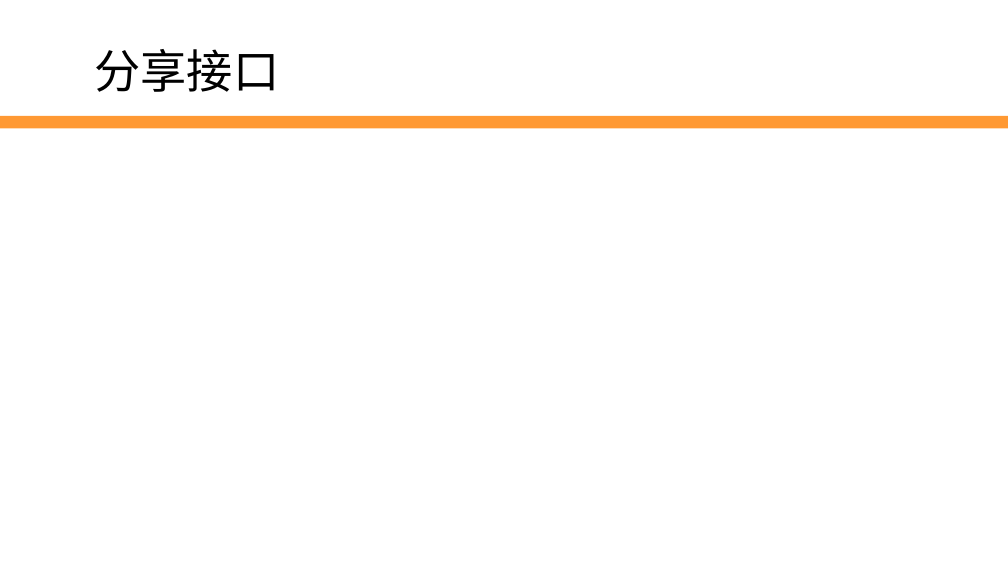
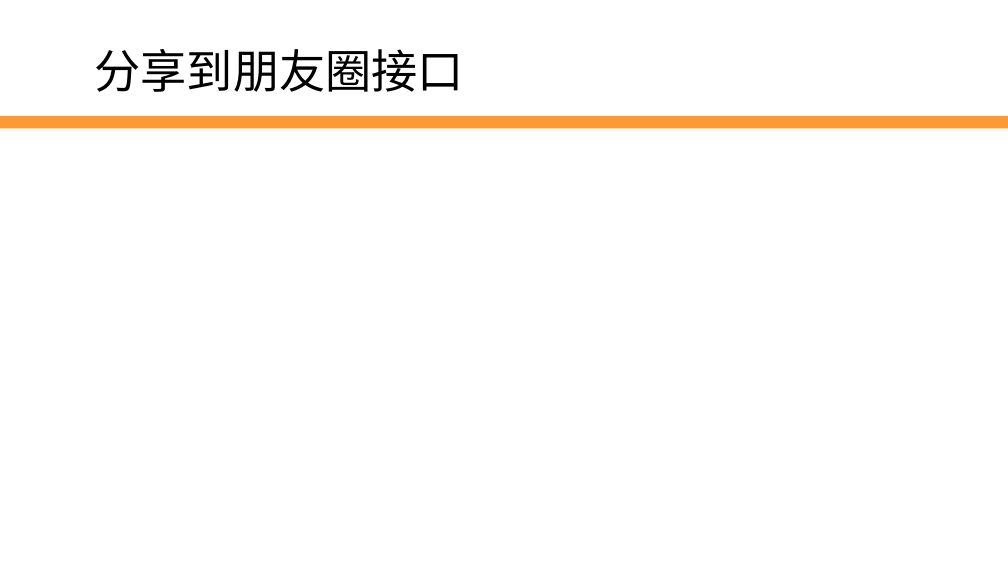
Before and after one commit to edu2act/2017-2018_1st_Wechat_Web_Programming, a slide deck: slide 14 of 课程ppt/第10讲 JS-SDK.pptx. Drawn at 1008x567 pixels with LibreOffice and Linux fonts; fonts in the diff are those of the drawing; background and template pictures are left out. Boxes give left, top, right and bottom in pixels: in the first picture for what was removed or moved away, otherwise in the second. Text is boxed around its words. In the diff, an @@ line names an element or a change of style, - is before the commit and + after.

```diff
--- a/课程ppt/第10讲 JS-SDK.pptx
+++ b/课程ppt/第10讲 JS-SDK.pptx
@@ text at box(95, 49, 465, 92): text changed @@
-分享接口
+分享到朋友圈接口
```
Also in this commit, not shown: 1 other slide changed, 5 slides added.
